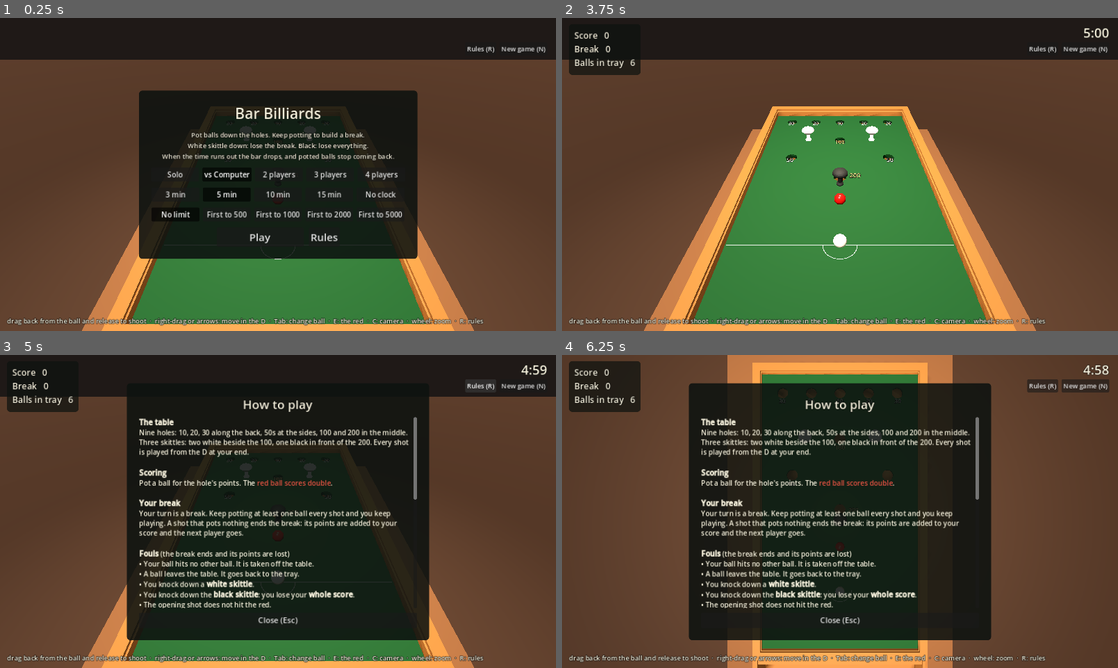
Above: before the commit, frames 1-4 (two rows, left to right).
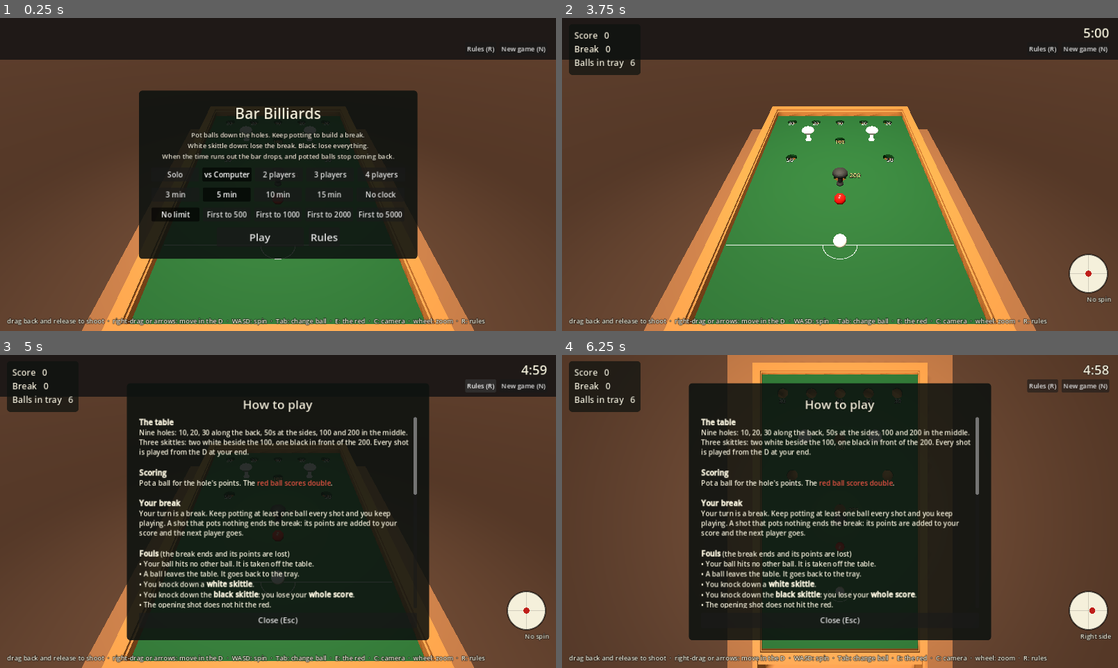
Above: after the commit, the same moments.

Repository: AidanJones/pocket_bar_billiards
Game: Godot game, scene res://main.tscn
The game is run twice, just before and just after one commit, with the same random seed, the same clock (stepped at 60 frames per second) and the same inputs.
Inputs (mouse positions are in pixels of both pictures, inside the frame that each line leads up to):
- Up to frame 1 (0.25 s): no input
- Up to frame 2 (3.75 s): click "New game (N)" at 0.5 s; click "New game (N)" at 1.25 s; click "Solo" at 2 s; click "Solo" at 2.75 s; click "Play" at 3.5 s
- Up to frame 3 (5 s): click "Rules (R)" at 4.25 s
- Up to frame 4 (6.25 s): tap Enter at 5 s; move the mouse to (962, 495) at 5.02 s; hold D 5.03-5.75 s; tap C at 5.1 s; click (962, 495) at 5.17 s; tap Space at 5.27, 5.75 s; drag from (728, 527) to (812, 574) at 5.77 s

The runs differ from the first frame. In frame 1, 0.9% of the frame differs, in the area x 7-88%, y 95-99%; in frame 2, 1.7%; in frame 3, 1.7%; in frame 4, 1.7%, in the area x 7-99%, y 44-99%.

Commit message:
Game: spin - pick where the tip strikes; follow, draw and side off a cushion
A ball face in the corner (or W A S D) sets the tip position; strike() turns
it into spin (5bv/2r^2, up to half a radius off centre) and the felt friction
does the rest. A ball stopped dead with back spin keeps it, so it draws.
Tested on the table: top spin follows on, back spin comes back, running side
sends the white along the cushion and check side holds it off. The aim guide
fades its after-contact lines when there is spin.

Co-Authored-By: Claude Opus 5.5 <noreply@anthropic.com>

Diff:
--- a/godot/scripts/cue.gd
+++ b/godot/scripts/cue.gd
@@ -9,8 +9,9 @@
 ## the contact normal the guide then draws what a pool player expects: an
 ## object ball leaves along the line of centres and the played ball glances
 ## off along the tangent (the 90 degree rule, true for a ball without spin);
-## off a cushion it shows the rebound. Right drag (or the arrow keys) slides
-## the ball about inside the D.
+## off a cushion it shows the rebound. With spin on the ball those lines are
+## only a starting point, so they are drawn fainter. Right drag (or the arrow
+## keys) slides the ball about inside the D.
 
 const MAX_SPEED := 3.4            ## metres/second at full power
 const MAX_DRAG := 0.40            ## metres of drag for full power
@@ -143,15 +144,16 @@
 func _strike() -> void:
 	if power() < 0.03:
 		return
-	play(_pull().normalized(), power())
+	play(_pull().normalized(), power(), game.spin)
 
 
 ## Hit the ball. Shared by the mouse, the VR controller and the tests.
-func play(direction: Vector3, strength: float) -> void:
+## `tip` is where the cue strikes the ball (see game.strike).
+func play(direction: Vector3, strength: float, tip := Vector2.ZERO) -> void:
 	direction.y = 0.0
 	if direction.length_squared() < 1e-8:
 		return
-	game.strike(direction.normalized() * MAX_SPEED * clampf(strength, 0.0, 1.0))
+	game.strike(direction.normalized() * MAX_SPEED * clampf(strength, 0.0, 1.0), tip)
 
 
 func _process(_delta: float) -> void:
@@ -166,6 +168,7 @@
 	var r: float = float(game.layout["ball_radius"])
 	var ball: Vector3 = game.cue_ball.global_position
 	var dir := _pull().normalized()
+	var after := 0.45 if game.spin.length() < 0.05 else 0.18   # see the header
 
 	# Sweep a ball along the shot; stop the guide where it first touches.
 	var lift := Vector3(0, 0.003, 0)
@@ -202,9 +205,9 @@
 				_ribbon(target, target + push * AFTER * dir.dot(push), bed,
 					Color(1.0, 0.8, 0.3, 0.9))
 				if glance.length() > 0.02:
-					_ribbon(ghost, ghost + glance * AFTER, bed, Color(1, 1, 1, 0.45))
+					_ribbon(ghost, ghost + glance * AFTER, bed, Color(1, 1, 1, after))
 			elif not (other is RigidBody3D):                 # a cushion
-				_ribbon(ghost, ghost + dir.bounce(n) * AFTER, bed, Color(1, 1, 1, 0.45))
+				_ribbon(ghost, ghost + dir.bounce(n) * AFTER, bed, Color(1, 1, 1, after))
 	_mesh.surface_end()
 
 	# The cue lies behind the ball along the line of the shot, drawn back with
@@ -213,7 +216,10 @@
 	var tilt := deg_to_rad(6.0)
 	var axis := (-dir * cos(tilt) + Vector3.UP * sin(tilt)).normalized()
 	var length: float = (_stick.mesh as CylinderMesh).height
-	var centre := ball - dir * back + axis * (length * 0.5) + Vector3(0, r * 0.15, 0)
+	# Off centre by the tip position: half a radius at most (see TIP_SPIN).
+	var side := dir.cross(Vector3.UP).normalized()
+	var aim_at: Vector3 = (side * game.spin.x + Vector3.UP * (0.15 + game.spin.y * 0.5)) * r
+	var centre: Vector3 = ball - dir * back + axis * (length * 0.5) + aim_at
 	var y := axis
 	var x := y.cross(Vector3.UP).normalized()
 	var z := x.cross(y)
--- a/godot/scripts/game.gd
+++ b/godot/scripts/game.gd
@@ -56,6 +56,14 @@
 ## into it. This is the game's only help; the model's holes are unchanged.
 const POCKET_REACH := 0.45        ## ball radii beyond the hole's edge
 const POCKET_PULL := 2.5          ## m/s^2 towards the hole's centre
+## Spin. The player picks where the tip strikes, as a point on the ball's
+## face inside a circle of half a radius (further out a real cue miscues).
+## A tip b off centre gives the ball 5·b·v/(2r²) of spin, so the edge of the
+## circle is 1.25 × the spin of a rolling ball. The felt's friction does the
+## rest: top spin follows through, back spin draws, side changes the angle
+## off a cushion.
+const TIP_SPIN := 1.25
+const SPIN_STEP := 0.25           ## per W/A/S/D press
 ## The felt has its own collision layer, so a ball over a hole can stop
 ## touching it (see _build_felt).
 const FELT_LAYER := 2
@@ -69,6 +77,7 @@
 var balls: Array[RigidBody3D] = []
 var cue_ball: RigidBody3D
 var red_ball: RigidBody3D
+var spin := Vector2.ZERO          ## the person's next tip position; see strike()
 var skittles: Array[Dictionary] = []      ## {body, home: Transform3D, colour}
 var rules: RefCounted = RulesScript.new()
 var hud: CanvasLayer
@@ -121,6 +130,7 @@
 	hud.start_requested.connect(start_game)
 	hud.restart_requested.connect(new_game)
 	hud.red_requested.connect(toggle_red)
+	hud.spin_changed.connect(set_spin)
 	ai = AIScript.new()
 	ai.name = "Computer"
 	ai.game = self
@@ -590,14 +600,21 @@
 	put_on_felt(red_ball, Vector2(spot["x"], spot["z"]))
 
 
-## Play the ball in the D at this velocity. The cue calls this.
-func strike(velocity: Vector3) -> void:
+## Play the ball in the D at this velocity. The cue calls this. `tip` is
+## where the cue strikes the ball's face: x to the right, y up, in a unit
+## circle (see TIP_SPIN); the centre is a plain shot with no spin.
+func strike(velocity: Vector3, tip := Vector2.ZERO) -> void:
 	if not can_aim():
 		return
 	cue_ball.freeze = false
 	cue_ball.sleeping = false
-	cue_ball.angular_velocity = Vector3.ZERO
+	tip = tip.limit_length(1.0)
+	var r := float(layout["ball_radius"])
+	var rolling := Vector3.UP.cross(velocity) / r     # the spin of a rolling ball
+	cue_ball.angular_velocity = (rolling * tip.y
+		- Vector3.UP * velocity.length() / r * tip.x) * TIP_SPIN
 	cue_ball.linear_velocity = velocity
+	spin = Vector2.ZERO
 	var others := 0
 	for b in balls:
 		if b != cue_ball and (_on_felt[b] or _in_tray(b)):
@@ -607,6 +624,13 @@
 	_shot_time = 0.0
 	_rest_time = 0.0
 	state = State.ROLLING
+
+
+## Where the person's cue will strike the ball (the HUD pad, W A S D). It
+## goes back to the centre after every shot.
+func set_spin(tip: Vector2) -> void:
+	if human_turn():
+		spin = tip.limit_length(1.0)
 
 
 ## Slide the ball waiting to be played to the nearest point inside the D.
@@ -745,6 +769,7 @@
 	var tray := _tray_balls()
 	hud.show_board(rules, time_left, tray.size(), gate_down, red_ball in tray)
 	hud.show_red(red_choice())
+	hud.show_spin(spin, human_turn())
 
 
 ## Felt or return system: each wants different physics (see FELT_*).
@@ -764,7 +789,11 @@
 			b.apply_central_force(-v.normalized() * FELT_DRAG * b.mass)
 		elif v.length() > 0.0:
 			b.linear_velocity = Vector3(0, b.linear_velocity.y, 0)
-			b.angular_velocity = Vector3.ZERO
+			# Stopped dead with back spin left (a screw shot): keep it, and
+			# the felt pulls the ball back.
+			var w := b.angular_velocity
+			if Vector2(w.x, w.z).length() * r < FELT_DRAG:
+				b.angular_velocity = Vector3.ZERO
 	# Anything that leaves the world, or sticks in the return, goes home.
 	if b.freeze and not _on_felt[b]:
 		return                      # not racked yet
@@ -1035,6 +1064,14 @@
 					swap_ball()
 			KEY_E:
 				toggle_red()
+			KEY_W:
+				set_spin(spin + Vector2(0, SPIN_STEP))
+			KEY_S:
+				set_spin(spin + Vector2(0, -SPIN_STEP))
+			KEY_A:
+				set_spin(spin + Vector2(-SPIN_STEP, 0))
+			KEY_D:
+				set_spin(spin + Vector2(SPIN_STEP, 0))
 			KEY_R:
 				hud.toggle_rules()
 			KEY_N:
--- a/godot/scripts/hud.gd
+++ b/godot/scripts/hud.gd
@@ -6,6 +6,7 @@
 signal start_requested(seats: Array, minutes: float, score_limit: int)
 signal restart_requested
 signal red_requested
+signal spin_changed(tip: Vector2)
 
 const RulesScript := preload("res://scripts/rules.gd")
 const INK := Color(0.96, 0.94, 0.86)
@@ -21,6 +22,8 @@
 var _flash := Label.new()
 var _help := Label.new()
 var _red: Button
+var _spin: SpinPad
+var _spin_label := Label.new()
 var _power := ProgressBar.new()
 var _board_box: PanelContainer
 var _menu: PanelContainer
@@ -64,8 +67,8 @@
 	_help.set_anchors_preset(Control.PRESET_BOTTOM_WIDE)
 	_help.offset_top = -34
 	_help.offset_left = 16
-	_help.text = ("drag back from the ball and release to shoot  ·  right-drag or "
-		+ "arrows: move in the D  ·  Tab: change ball  ·  E: the red  ·  C: camera  ·  wheel: zoom  ·  R: rules")
+	_help.text = ("drag back and release to shoot  ·  right-drag or arrows: move in the D  ·  "
+		+ "WASD: spin  ·  Tab: change ball  ·  E: the red  ·  C: camera  ·  wheel: zoom  ·  R: rules")
 	add_child(_help)
 
 	_power.set_anchors_preset(Control.PRESET_CENTER_BOTTOM)
@@ -98,6 +101,33 @@
 		_red.add_theme_stylebox_override(look, red_face)
 	_red.visible = false
 	add_child(_red)
+
+	# Where the cue tip will strike: click the ball face (right-click to
+	# centre), or W A S D.
+	_spin = SpinPad.new()
+	_spin.anchor_left = 1.0
+	_spin.anchor_right = 1.0
+	_spin.anchor_top = 1.0
+	_spin.anchor_bottom = 1.0
+	_spin.offset_left = -112
+	_spin.offset_right = -24
+	_spin.offset_top = -176
+	_spin.offset_bottom = -88
+	_spin.picked.connect(func(tip: Vector2): spin_changed.emit(tip))
+	_spin.visible = false
+	add_child(_spin)
+	_style(_spin_label, 15)
+	_spin_label.anchor_left = 1.0
+	_spin_label.anchor_right = 1.0
+	_spin_label.anchor_top = 1.0
+	_spin_label.anchor_bottom = 1.0
+	_spin_label.offset_left = -220
+	_spin_label.offset_right = -16
+	_spin_label.offset_top = -84
+	_spin_label.offset_bottom = -60
+	_spin_label.horizontal_alignment = HORIZONTAL_ALIGNMENT_RIGHT
+	_spin_label.visible = false
+	add_child(_spin_label)
 
 	# Always there once the game is on: the rules, and a way out.
 	var corner := HBoxContainer.new()
@@ -154,6 +184,32 @@
 		_clock.add_theme_color_override("font_color", INK)
 
 
+## The spin pad: where the tip will strike, shown on a person's turn.
+func show_spin(tip: Vector2, showing: bool) -> void:
+	_spin.visible = showing
+	_spin_label.visible = showing
+	if _spin.tip != tip:
+		_spin.tip = tip
+		_spin.queue_redraw()
+	_spin_label.text = spin_words(tip)
+
+
+static func spin_words(tip: Vector2) -> String:
+	var parts: Array[String] = []
+	if tip.y > 0.15:
+		parts.append("top spin")
+	elif tip.y < -0.15:
+		parts.append("back spin")
+	if tip.x > 0.15:
+		parts.append("right side")
+	elif tip.x < -0.15:
+		parts.append("left side")
+	if parts.is_empty():
+		return "No spin" if tip.length() < 0.05 else "A touch of spin"
+	var text := ", ".join(parts)
+	return text[0].to_upper() + text.substr(1)
+
+
 ## "red", "white" or "" (hidden): see game.red_choice().
 func show_red(choice: String) -> void:
 	_red.visible = choice != ""
@@ -356,3 +412,36 @@
 	label.add_theme_color_override("font_color", INK)
 	label.add_theme_color_override("font_outline_color", Color(0, 0, 0, 0.8))
 	label.add_theme_constant_override("outline_size", 4)
+
+
+## The face of the ball as the cue sees it, with a dot where the tip will
+## strike. The outer ring is the furthest a tip can go off centre.
+class SpinPad extends Control:
+	signal picked(tip: Vector2)
+	var tip := Vector2.ZERO
+
+	func _init() -> void:
+		mouse_filter = Control.MOUSE_FILTER_STOP
+		tooltip_text = "Where the cue strikes the ball. Right-click to centre."
+
+	func _draw() -> void:
+		var c := size * 0.5
+		var rad := minf(size.x, size.y) * 0.5
+		draw_circle(c, rad, Color(0.96, 0.94, 0.86))
+		draw_arc(c, rad, 0.0, TAU, 48, Color(0, 0, 0, 0.6), 2.0, true)
+		draw_line(c - Vector2(rad, 0), c + Vector2(rad, 0), Color(0, 0, 0, 0.15), 1.0)
+		draw_line(c - Vector2(0, rad), c + Vector2(0, rad), Color(0, 0, 0, 0.15), 1.0)
+		draw_circle(c + Vector2(tip.x, -tip.y) * rad * 0.8, rad * 0.16, Color(0.75, 0.12, 0.1))
+
+	func _gui_input(event: InputEvent) -> void:
+		var press: bool = event is InputEventMouseButton and event.pressed
+		if press and event.button_index == MOUSE_BUTTON_RIGHT:
+			picked.emit(Vector2.ZERO)
+		elif (press and event.button_index == MOUSE_BUTTON_LEFT) or (
+				event is InputEventMouseMotion and event.button_mask & MOUSE_BUTTON_MASK_LEFT):
+			var rad := minf(size.x, size.y) * 0.5
+			var at: Vector2 = (event.position - size * 0.5) / (rad * 0.8)
+			picked.emit(Vector2(at.x, -at.y).limit_length(1.0))
+		else:
+			return
+		accept_event()
--- a/godot/scripts/rules.gd
+++ b/godot/scripts/rules.gd
@@ -55,7 +55,7 @@
 If one is set, the first to reach it wins at once.
 
 [b]Controls[/b]
-Drag back from the ball and let go to shoot: the further, the harder. Right-drag or the arrow keys move the ball in the D. Tab changes ball, E plays the red when it …(106 unchanged characters)…
+Drag back from the ball and let go to shoot: the further, the harder. Right-drag or the arrow keys move the ball in the D. To put spin on it, click the ball face in the corner where the cue should strike, or use W A S D: top spin follows through, back spin draws the ball back, side changes the angle off a cushion. Spin is used for one shot, then goes back to the centre. Tab changes ball, E plays the red when it …(106 unchanged characters)…
 
 var players := 1
 var names: Array[String] = ["Player 1"]
--- a/godot/tests/test_game.gd
+++ b/godot/tests/test_game.gd
@@ -52,6 +52,9 @@
 	await test_choose_the_red()
 	await test_time_drops_bar()
 	await test_last_ball_wrong_hole()
+	await test_spin_controls()
+	await test_follow_and_draw()
+	await test_side_off_a_cushion()
 	await test_pace_model()
 	await test_computer_takes_its_turn()
 	await test_computer_pots()
@@ -438,6 +441,74 @@
 
 ## The computer judges pace from a model of the felt; if the felt physics
 ## in game.gd changes, this says the model needs refitting (--calibrate).
+## A full-ball shot from 0.2 m, three ways: where does the white end up,
+## measured up the table from where it met the object ball?
+func spin_run(tip: Vector2, speed := 1.0) -> float:
+	await setup("spin: tip at %s" % tip)
+	await clear_felt()
+	var obj := spare(Vector2(-0.36, -0.60))
+	var meet := -0.60 + 2.0 * r                  # the white's z when they touch
+	game.put_on_felt(game.cue_ball, Vector2(-0.36, -0.40))
+	await frames(3)
+	var white: RigidBody3D = game.cue_ball
+	game.strike(Vector3(0, 0, -speed), tip)
+	await until(func(): return game.state != game.State.ROLLING, 30.0)
+	var went := meet - white.global_position.z
+	print("    white ran %+.3f m past the contact; object ball at z %.3f" % [went, obj.global_position.z])
+	return went
+
+
+func test_spin_controls() -> void:
+	await setup("spin is set on your turn and used once")
+	game.set_spin(Vector2(3, 0))
+	eq(game.spin, Vector2(1, 0), "no further out than the edge of the ball")
+	game.set_spin(Vector2(0, 0.5))
+	await shoot(Vector2(0, -0.4), Vector2(1, 0), 0.4)
+	eq(game.spin, Vector2.ZERO, "back to the centre after the shot")
+	game.rules.computer[game.rules.current] = true
+	game.set_spin(Vector2(0, 1))
+	eq(game.spin, Vector2.ZERO, "the computer's turn: no one to set it")
+	game.rules.computer[game.rules.current] = false
+
+
+func test_follow_and_draw() -> void:
+	var plain := await spin_run(Vector2.ZERO)
+	var top := await spin_run(Vector2(0, 1))
+	var back := await spin_run(Vector2(0, -1), 2.0)   # back spin wears off: hit it firmly
+	expect(top > plain + 0.03, "top spin follows through (%.3f against %.3f)" % [top, plain])
+	expect(back < -0.03, "back spin draws the white back (%.3f)" % back)
+
+
+## Into the left cushion at 45 degrees; the angle it leaves at, measured
+## from the cushion. Plain, it comes off flatter than it went in (the
+## cushion takes some of the speed into it, none of the speed along it).
+## Left-hand side is running side here: the white runs along the cushion
+## more. Right-hand side checks it, but less: a plain ball already slides
+## along the cushion, so friction there is near its limit either way.
+func bank_angle(tip: Vector2) -> float:
+	await setup("side: tip at %s" % tip)
+	await clear_felt()
+	var white: RigidBody3D = game.cue_ball
+	game.put_on_felt(white, Vector2(-0.15, -0.45))
+	await frames(3)
+	game.strike(Vector3(-1, 0, -1).normalized() * 1.2, tip)
+	await until(func(): return white.linear_velocity.x > 0.05, 5.0)
+	await frames(6)
+	var v := white.linear_velocity
+	var angle := rad_to_deg(atan2(v.x, -v.z))     # 45 = a mirror bounce
+	print("    off the cushion at %.1f deg" % angle)
+	await until(func(): return game.state != game.State.ROLLING, 30.0)
+	return angle
+
+
+func test_side_off_a_cushion() -> void:
+	var plain := await bank_angle(Vector2.ZERO)
+	var running := await bank_angle(Vector2(-1, 0))
+	var check := await bank_angle(Vector2(1, 0))
+	expect(running < plain - 4.0, "running side sends it along the cushion (%.1f deg against %.1f)" % [running, plain])
+	expect(check > plain, "check side holds it off (%.1f deg against %.1f)" % [check, plain])
+
+
 func test_pace_model() -> void:
 	for row in await calibrate([0.6, 1.0]):
 		expect(absf(row[2] - row[1]) < row[1] * 0.12,
Binary file changed: godot/screenshots/aim.png
Binary file changed: godot/screenshots/menu.png
Binary file changed: godot/screenshots/overhead.png
Binary file changed: godot/screenshots/rules.png
Not shown, changed: TODO.md
